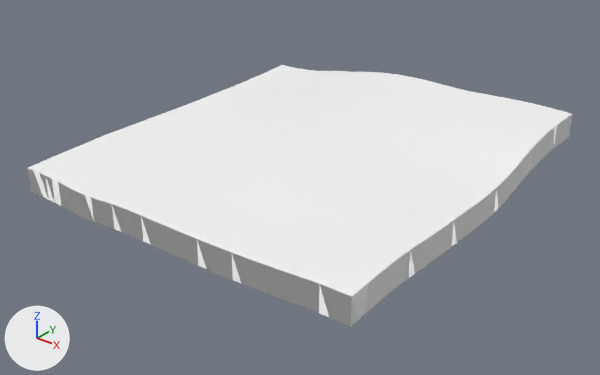
An edit to the glTF model public/tiles/2/-3_-1.glb, drawn before and after from the same camera.
Before and after are seen from a 50 mm lens placed at (-1303.0, -1087.0, 870.0), pointed at (-2548.0, 470.0, -95.0). Lighting does not change. The marker at lower left points along +X, +Y and +Z. The first picture is the older version. Where no turn or scale is listed for an object, it has been applied to the vertices.

Names of what the first picture shows: 't2_-3_-1'.
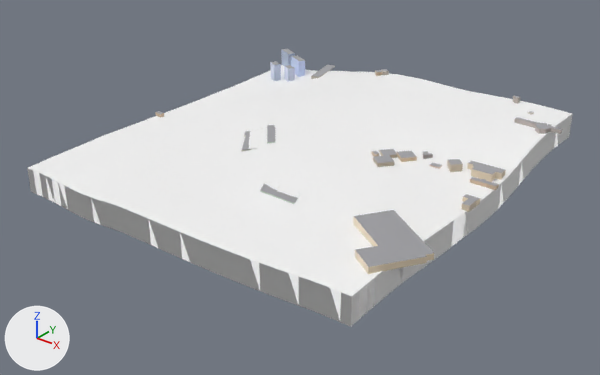
Where the newer file only moved an object's origin or applied its transform, the numbers keep the older frame.

What changed in the scene script:
```text
Add mat_far_building:
    mat_far_building = bpy.data.materials.new('far_building')
    mat_far_building.use_nodes = True; mat_far_building.node_tree.nodes.clear()
    _N = mat_far_building.node_tree.nodes; _L = mat_far_building.node_tree.links
    n0 = _N.new('ShaderNodeBsdfPrincipled'); n0.name = 'Principled BSDF'
    n0.inputs[1].default_value = 1.0  # 'Metallic'
    n0.inputs[2].default_value = 1.0  # 'Roughness'
    n1 = _N.new('ShaderNodeOutputMaterial'); n1.name = 'Material Output'
    n2 = _N.new('ShaderNodeVertexColor'); n2.name = 'Color Attribute'
    _L.new(n0.outputs[0], n1.inputs[0])  # 'BSDF' to 'Surface'
    _L.new(n2.outputs[0], n0.inputs[0])  # 'Color' to 'Base Color'
Change me_t2__3__1:
    used by ob_t2__3__1; location = (-2560.0, 512.0, -12.0)
    remove me_t2__3__1.from_pydata(...)  # 1841 vertices, 3520 faces; spans x -512.0..512.0, y -512.0..512.0, z -83.0..83.0
    add me_t2__3__1.from_pydata(...)  # 2157 vertices, 3948 faces; spans x -517.0..568.0, y -512.0..563.0, z -83.0..99.0
    me_t2__3__1 part 1: 230 vertices added at x -199.0..568.0, y -434.0..500.0, z 14.0..99.0
    me_t2__3__1 part 2: 62 vertices added at x -513.0..-293.0, y 377.0..563.0, z 9.0..70.0
    me_t2__3__1 part 3: 16 vertices added at x -111.0..-71.0, y 472.0..511.0, z 70.0..85.0
    me_t2__3__1 part 4: 8 vertices added at x -517.0..-491.0, y -65.0..-52.0, z 1.0..12.0
    add me_t2__3__1.materials.append(mat_far_building)
```

Changed parts and their boxes (x1, y1, x2, y2) in the pictures (600 x 375 px):
't2_-3_-1', reshaped (6% taller)
    before: (27, 65, 573, 326)
    after: (27, 49, 573, 326)
part 1 of me_t2__3__1, added
    after: (241, 95, 562, 274)
part 2 of me_t2__3__1, added
    after: (270, 49, 335, 82)
part 3 of me_t2__3__1, added
    after: (375, 69, 389, 76)
part 4 of me_t2__3__1, added
    after: (155, 111, 164, 117)
